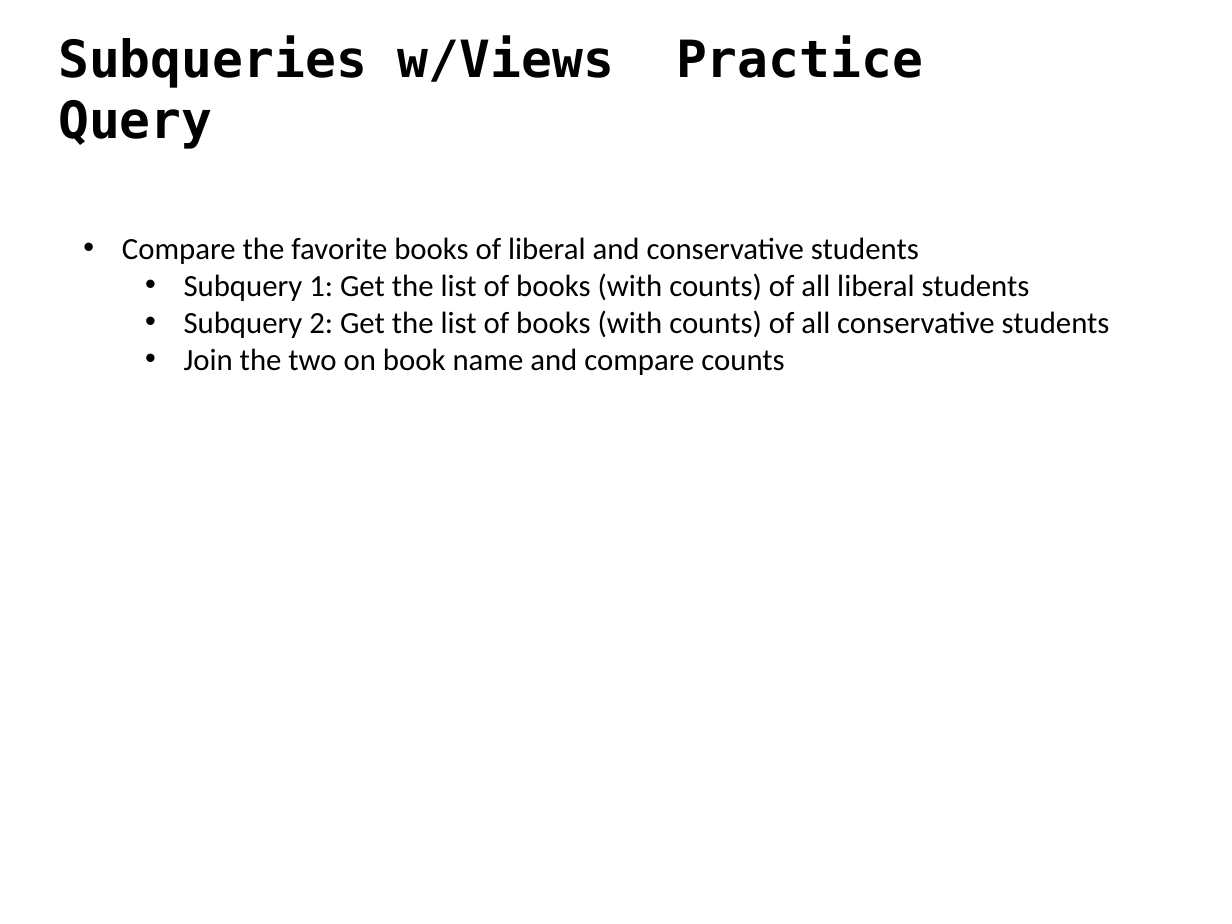
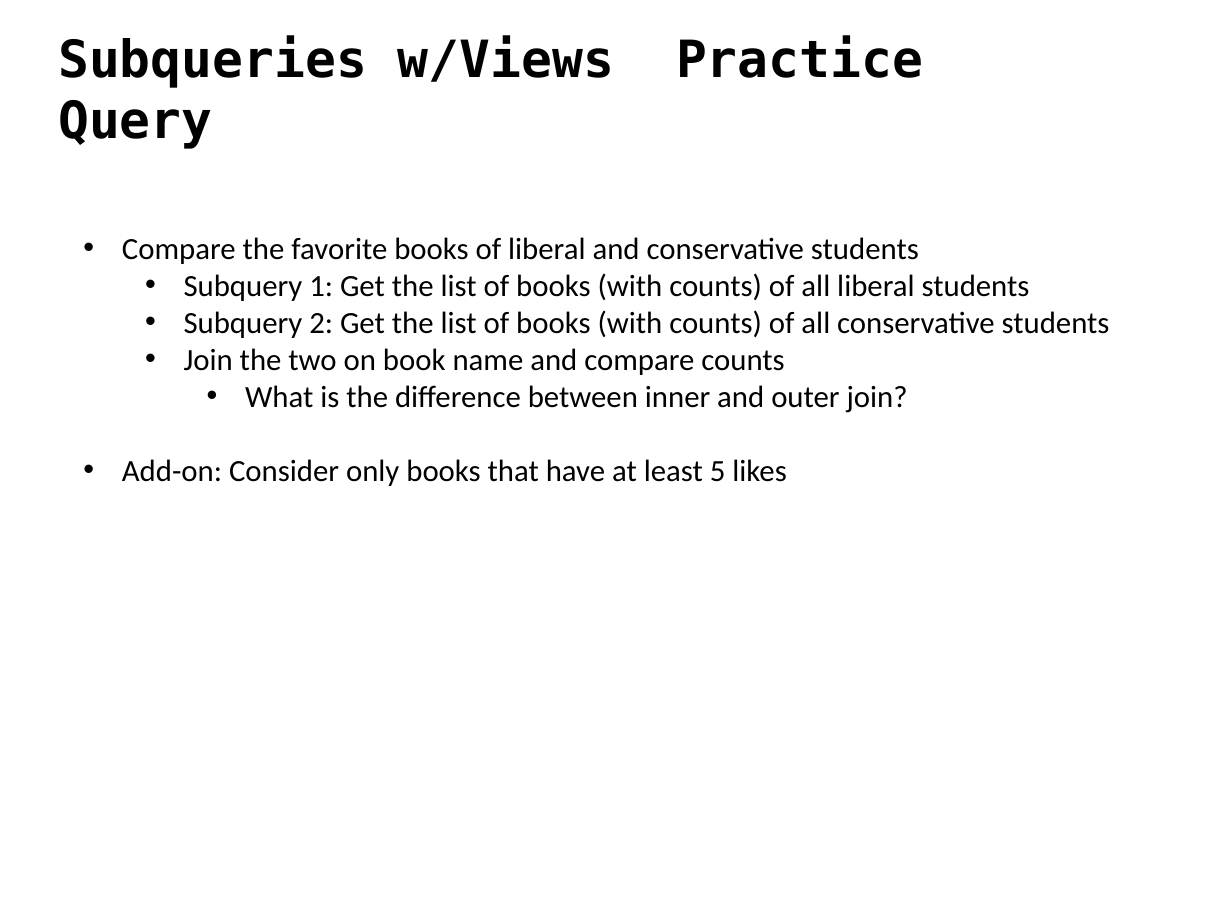
Before and after one commit to ipeirotis/dealing_with_data, a slide deck: slide 62 of 02-SQL/C-SQL.pptx (slide 56 before the commit). Drawn at 1232x924 pixels with LibreOffice and Linux fonts; fonts in the diff are those of the drawing. Boxes give left, top, right and bottom in pixels: in the first picture for what was removed or moved away, otherwise in the second. Text is boxed around its words. In the diff, an @@ line names an element or a change of style, - is before the commit and + after.

```diff
--- a/02-SQL/C-SQL.pptx
+++ b/02-SQL/C-SQL.pptx
@@ text at (122,385,908,486): paragraphs added @@
+    • What is the difference between inner and outer join?
+• Add-on: Consider only books that have at least 5 likes
```
Also in this commit, not shown: 2 other slides changed, 9 slides added.
